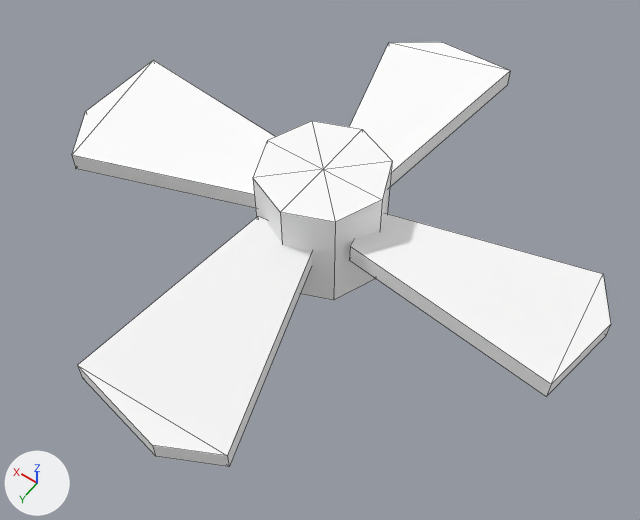
What one commit did to the OBJ model src/main/resources/assets/data_energistics/models/item/weapon_platform/drones/white/rotor_rear_left.obj.
Rendered twice from a 50 mm camera at (-0.099, -0.616, 0.887) aimed at (0.065, -0.846, 0.527). Lighting does not change. The marker at lower left points along +X, +Y and +Z. The older version comes first. Mesh edges are drawn as thin lines. Where no turn or scale is listed for an object, it has been applied to the vertices.

Objects in the first picture: 'rear_left_blade_1', 'rear_left_blade_2', 'rear_left_blade_3', 'rear_left_blade_4', 'rear_left_rotor_hub'.
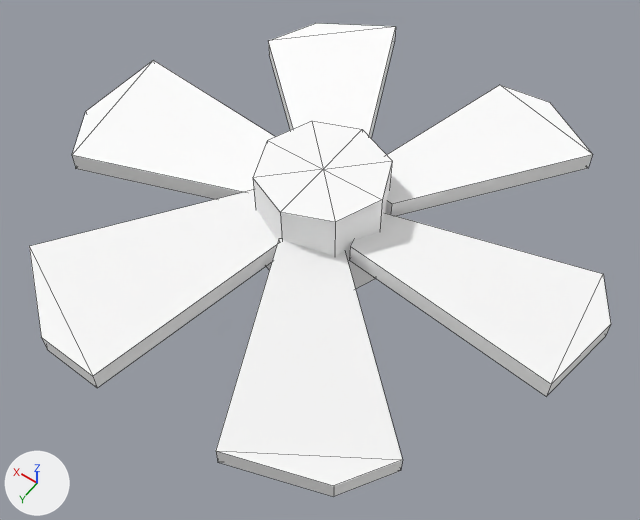
Changed parts and their boxes (x1, y1, x2, y2) in the pictures (640 x 520 px):
'rear_left_blade_3', moved, turned: before (350, 213, 611, 396); after (216, 239, 402, 497)
'rear_left_blade_2', moved, turned: before (77, 216, 312, 467); after (29, 190, 278, 388)
'rear_left_blade_4', moved, turned: before (349, 42, 510, 187); after (350, 213, 611, 396)
'rear_left_blade_5', added: after (386, 85, 593, 216)
'rear_left_blade_6', added: after (268, 23, 396, 138)

What changed in the scene script:
```text
Change me_rear_left_blade_2:
    used by ob_rear_left_blade_2; location = (0.0, 0.0, 0.0)
    remove me_rear_left_blade_2.from_pydata(...)  # 10 vertices, 9 faces; spans x 0.0288..0.1056, y -0.8412..-0.7125, z 0.5319..0.5538
    add me_rear_left_blade_2.from_pydata(...)  # 10 vertices, 9 faces; spans x 0.0759..0.1728, y -0.8464..-0.723, z 0.5319..0.5538
    me_rear_left_blade_2 part 1: the whole mesh is turned -30 degrees about the z axis through its middle, then moved by (0.0439, -0.0076, 0.0)
Change me_rear_left_blade_3:
    used by ob_rear_left_blade_3; location = (0.0, 0.0, 0.0)
    remove me_rear_left_blade_3.from_pydata(...)  # 10 vertices, 9 faces; spans x -0.075..0.0538, y -0.9087..-0.8319, z 0.5319..0.5538
    add me_rear_left_blade_3.from_pydata(...)  # 10 vertices, 9 faces; spans x -0.0322..0.0766, y -0.8497..-0.7238, z 0.5319..0.5538
    me_rear_left_blade_3 part 2: the whole mesh is turned -60 degrees about the z axis through its middle, then moved by (0.036, 0.0781, 0.0)
Change me_rear_left_blade_4:
    used by ob_rear_left_blade_4; location = (0.0, 0.0, 0.0)
    remove me_rear_left_blade_4.from_pydata(...)  # 10 vertices, 9 faces; spans x 0.0444..0.1213, y -1.0125..-0.8837, z 0.5319..0.5538
    add me_rear_left_blade_4.from_pydata(...)  # 10 vertices, 9 faces; spans x -0.075..0.0538, y -0.9087..-0.8319, z 0.5319..0.5538
    me_rear_left_blade_4 part 3: the whole mesh is turned -90 degrees about the z axis through its middle, then moved by (-0.0934, 0.0778, 0.0)
Add me_rear_left_blade_6:
    me_rear_left_blade_6.from_pydata([(0.0954, -0.8753, 0.5481), (0.0734, -0.8973, 0.5538), (0.1197, -1.0012, 0.5525), (0.1822, -0.9557, 0.5425), (0.1662, -0.983, 0.5456), (0.0954, -0.8753, 0.5375), (0.1822, -0.9557, 0.5319), (0.1197, -1.0012, 0.5419), (0.0734, -0.8973, 0.5431), (0.1662, -0.983, 0.535)], [], [(0, 1, 2, 3), (3, 2, 4), (5, 6, 7, 8), (6, 9, 7), (0, 3, 6, 5), (3, 4, 9, 6), (4, 2, 7, 9), (2, 1, 8, 7), (1, 0, 5, 8)])
    me_rear_left_blade_6.materials.append(mat_drone_atlas)  # its picture is missing
Add me_rear_left_blade_5:
    me_rear_left_blade_5.from_pydata([(0.0741, -0.8865, 0.5481), (0.0441, -0.8786, 0.5538), (-0.0228, -0.9706, 0.5525), (0.0479, -1.002, 0.5425), (0.0162, -1.0018, 0.5456), (0.0741, -0.8865, 0.5375), (0.0479, -1.002, 0.5319), (-0.0228, -0.9706, 0.5419), (0.0441, -0.8786, 0.5431), (0.0162, -1.0018, 0.535)], [], [(0, 1, 2, 3), (3, 2, 4), (5, 6, 7, 8), (6, 9, 7), (0, 3, 6, 5), (3, 4, 9, 6), (4, 2, 7, 9), (2, 1, 8, 7), (1, 0, 5, 8)])
    me_rear_left_blade_5.materials.append(mat_drone_atlas)  # its picture is missing
Add ob_rear_left_blade_6:
    ob_rear_left_blade_6 = bpy.data.objects.new('rear_left_blade_6', me_rear_left_blade_6)
    ob_rear_left_blade_6.location = (0.0, 0.0, 0.0)
Add ob_rear_left_blade_5:
    ob_rear_left_blade_5 = bpy.data.objects.new('rear_left_blade_5', me_rear_left_blade_5)
    ob_rear_left_blade_5.location = (0.0, 0.0, 0.0)
```
